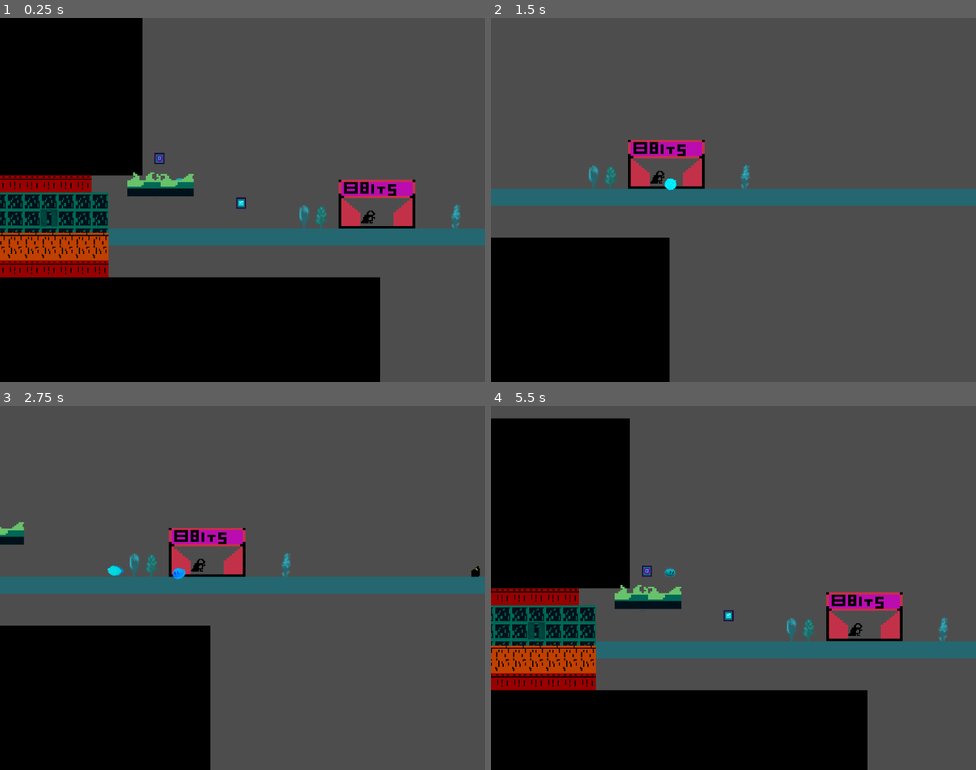
Above: before the commit, frames 1-4 (two rows, left to right).
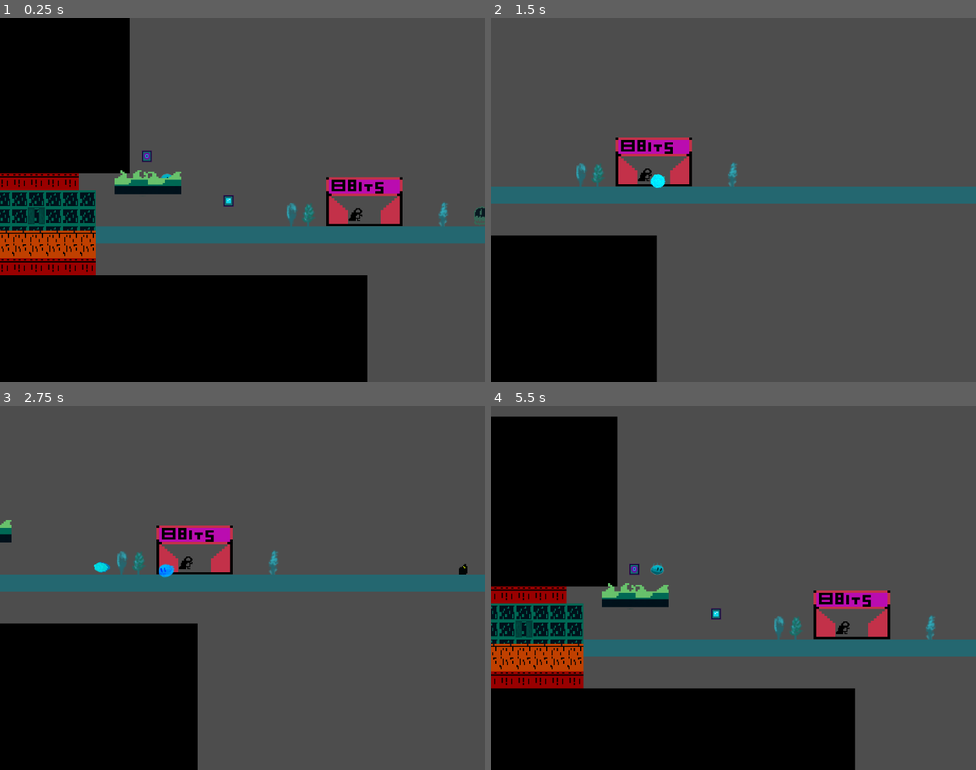
Above: after the commit, the same moments.

Repository: floriancaro/Jame-Gam-June-2024
Game: Godot game, scene res://scenes/main.tscn
Same seed, same stepped clock (60 frames per second), same inputs: the game is played once before the commit and once after it.
Inputs:
- Up to frame 1 (0.25 s): no input
- Up to frame 2 (1.5 s): hold M (ability) 0.53-1.28 s; hold D (move_right) from 0.53 s (still down); tap Space (jump) at 0.77 s; tap M (ability) at 1.35 s
- Up to frame 3 (2.75 s): tap Space (jump) at 1.52 s; release D (move_right) at 2.03 s; hold A (move_left) from 2.03 s (still down); hold M (ability) from 2.03 s (still down)
- Up to frame 4 (5.5 s): release A (move_left) at 2.78 s; release M (ability) at 2.78 s; hold D (move_right) 2.78-4.28 s; tap M (ability) at 2.85, 4.35 s; tap Space (jump) at 3.02, 3.77, 4.52 s; hold M (ability) 3.53-4.28 s; hold A (move_left) 4.28-5.03 s; hold D (move_right) from 5.03 s (still down); hold M (ability) from 5.03 s (still down)

The runs differ from the first frame. In frame 1, 10% of the frame differs, in the area x 0-100%, y 0-100%; in frame 2, 4.7%; in frame 3, 5.1%; in frame 4, 10%.

Commit message:
update player

Diff:
--- a/scenes/player.tscn
+++ b/scenes/player.tscn
@@ -333,7 +333,7 @@
 
 [node name="Player" type="CharacterBody2D"]
 z_index = 5
-scale = Vector2(0.5, 0.5)
+scale = Vector2(0.6, 0.6)
 collision_layer = 3
 collision_mask = 9
 script = ExtResource("1_vfal1")
